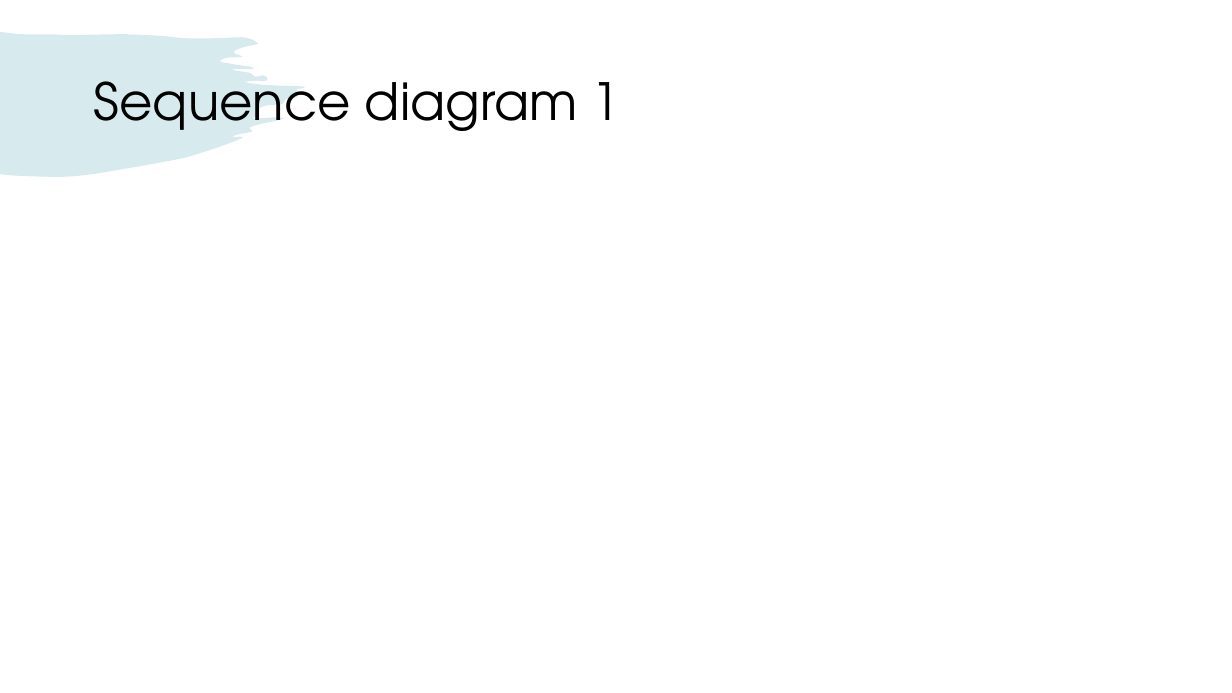
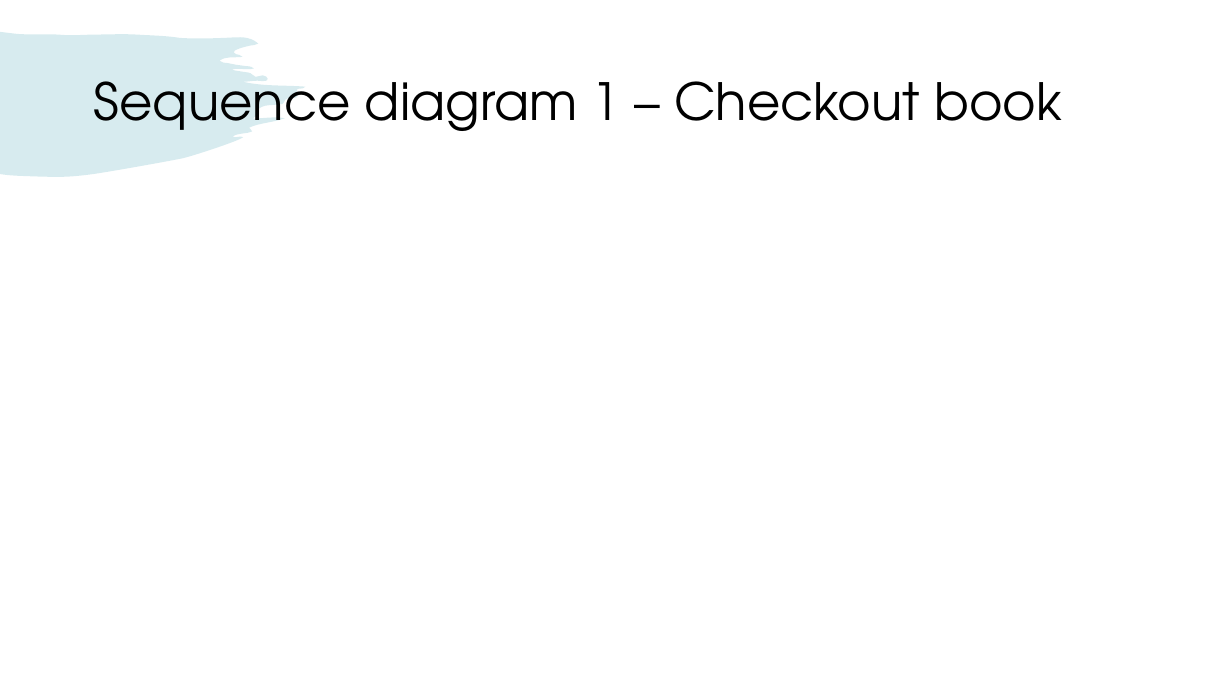
Before and after one commit to venturousman/miu-mpp-library, a slide deck: slide 4 of documents/Group 7 Library Application Presentation.pptx. Drawn at 1232x693 pixels with LibreOffice and Linux fonts; fonts in the diff are those of the drawing. Boxes give left, top, right and bottom in pixels: in the first picture for what was removed or moved away, otherwise in the second. Text is boxed around its words. In the diff, an @@ line names an element or a change of style, - is before the commit and + after.

Commit message:
add diagrams

```diff
--- a/documents/Group 7 Library Application Presentation.pptx
+++ b/documents/Group 7 Library Application Presentation.pptx
@@ title at [94, 81, 1062, 131]: text changed @@
-Sequence diagram 1
+Sequence diagram 1 – Checkout book
```
Also in this commit, not shown: 3 other slides changed, 1 slide added, 4 other files.
